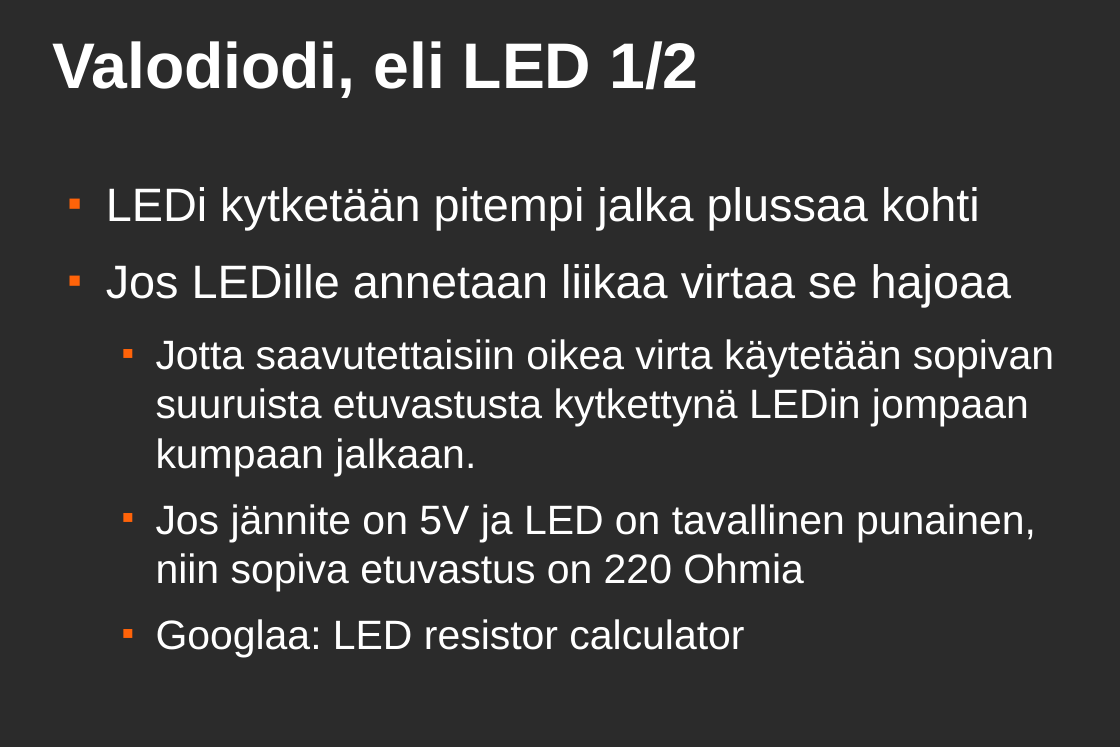
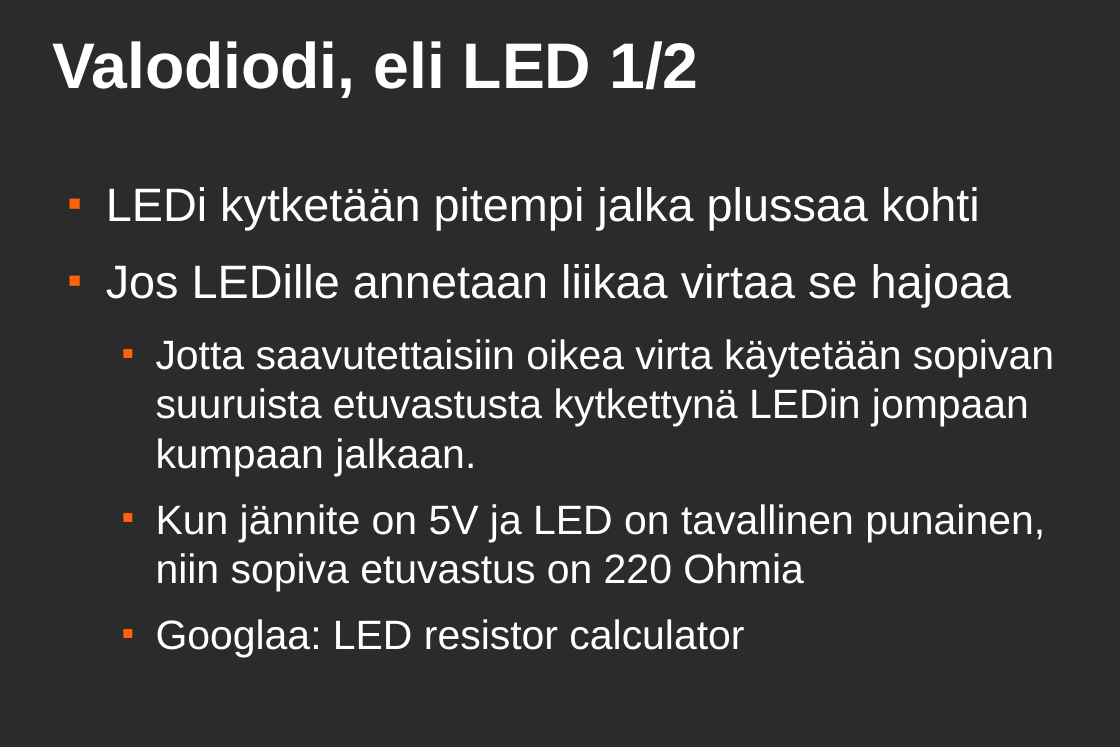
Before and after one commit to HelsinkiHacklab/arduinon-perusteet, a slide deck: slide 3 of arduinon-perusteet.odp. Drawn at 1120x747 pixels with LibreOffice and Linux fonts; fonts in the diff are those of the drawing; background and template pictures are left out; a plain dark background stands for a picture behind light text. Boxes give left, top, right and bottom in pixels: in the first picture for what was removed or moved away, otherwise in the second. Text is boxed around its words. In the diff, an @@ line names an element or a change of style, - is before the commit and + after.

```diff
--- a/arduinon-perusteet.odp
+++ b/arduinon-perusteet.odp
@@ text at [156, 504, 1045, 591]: text changed @@
-  ■ Jos jännite on 5V ja LED on tavallinen punainen, niin sopiva etuvastus on 220 Ohmia
+  ■ Kun jännite on 5V ja LED on tavallinen punainen, niin sopiva etuvastus on 220 Ohmia
```
Also in this commit, not shown: 5 other slides changed, 2 slides added, 1 slide removed.
